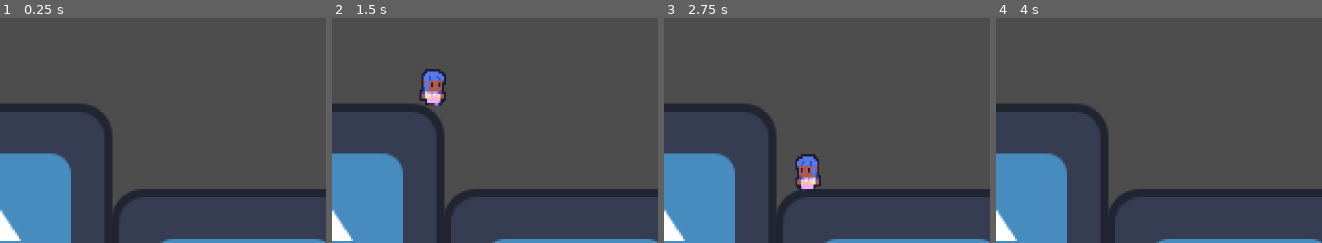
Above: before the commit, frames 1-4 (left to right).
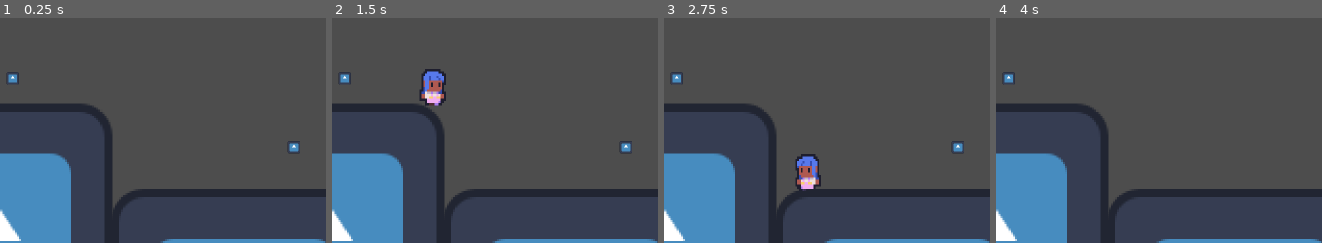
Above: after the commit, the same moments.

Repository: Delwin444/spirit-animal
Game: Godot game, scene res://main.tscn
The game is run twice, just before and just after one commit, with the same random seed, the same clock (stepped at 60 frames per second) and the same inputs. The engine's default icon, where the game draws it, is replaced by a stand-in: a white triangle on a blue panel in a dark square.
Inputs:
- Up to frame 1 (0.25 s): no input
- Up to frame 2 (1.5 s): hold D (move_right) from 0.53 s (still down); tap Space (jump) at 0.6, 0.77, 1.07, 1.35 s
- Up to frame 3 (2.75 s): tap Space (jump) at 1.52, 1.82, 2.1 s; release D (move_right) at 2.03 s; hold A (move_left) from 2.03 s (still down)
- Up to frame 4 (4 s): release A (move_left) at 2.78 s; hold D (move_right) from 2.78 s (still down); tap Space (jump) at 2.85, 3.02, 3.32, 3.6, 3.77 s
The pictures show only the part of the screen within x 24-74%, y 0-50%; the shares and areas given below are measured in that part.

The runs differ from the first frame. In frame 1, 0.3% of the frame differs, in the area x 2-93%, y 24-60%; in frame 2, 0.3%; in frame 3, 0.3%; in frame 4, 0.1%.

Commit message:
Add game state and mask collection

Diff:
--- /dev/null
+++ b/globals/game_state.gd
@@ -0,0 +1,10 @@
+extends Node
+
+var collected_masks := [];
+
+func add_mask(mask) -> void:
+	if mask is Mask:
+		for collected_mask in collected_masks:
+			if collected_mask.type == mask.type:
+				return
+		collected_masks.push_back(mask)
--- /dev/null
+++ b/items/masks/abstract.gd
@@ -0,0 +1,11 @@
+class_name Mask
+
+extends Sprite2D
+
+@onready var area := %Area2D
+@export var type :String = "base"
+
+
+func _on_area_2d_body_entered(player: Player) -> void:
+	player.collect_mask(self)
+	hide()
--- a/items/masks/abstract.tscn
+++ b/items/masks/abstract.tscn
@@ -1,3 +1,20 @@
 [gd_scene format=3 uid="uid://ddkhpmphrlo7c"]
 
-[node name="DefaultMask" type="Node2D" unique_id=914415581]
+[ext_resource type="Texture2D" uid="uid://ruvrjnqrtiy2" path="res://icon.svg" id="1_gb7b8"]
+[ext_resource type="Script" uid="uid://dd7pi0yu1ibu2" path="res://items/masks/abstract.gd" id="2_0rtbs"]
+
+[sub_resource type="CircleShape2D" id="CircleShape2D_gb7b8"]
+radius = 64.00001
+
+[node name="DefaultMask" type="Sprite2D" unique_id=1160054275]
+scale = Vector2(0.046875004, 0.046874985)
+texture = ExtResource("1_gb7b8")
+script = ExtResource("2_0rtbs")
+
+[node name="Area2D" type="Area2D" parent="." unique_id=872368880]
+unique_name_in_owner = true
+
+[node name="CollisionShape2D" type="CollisionShape2D" parent="Area2D" unique_id=1362243196]
+shape = SubResource("CircleShape2D_gb7b8")
+
+[connection signal="body_entered" from="Area2D" to="." method="_on_area_2d_body_entered"]
--- a/levels/level1.tscn
+++ b/levels/level1.tscn
@@ -2,6 +2,7 @@
 
 [ext_resource type="PackedScene" uid="uid://cfyr2rpa0h7tp" path="res://player/player.tscn" id="1_pdtm5"]
 [ext_resource type="Texture2D" uid="uid://ruvrjnqrtiy2" path="res://icon.svg" id="2_b3oru"]
+[ext_resource type="PackedScene" uid="uid://ddkhpmphrlo7c" path="res://items/masks/abstract.tscn" id="3_b3oru"]
 
 [sub_resource type="RectangleShape2D" id="RectangleShape2D_ua5ty"]
 size = Vector2(127, 127)
@@ -10,6 +11,17 @@
 
 [node name="Player" parent="." unique_id=1880371565 instance=ExtResource("1_pdtm5")]
 position = Vector2(19, 36)
+acceleration = 700
+deceleration = 1400
+max_fall_speed = 250
+jump_horizontal_distance = 80
+jump_height = 50
+jump_time_to_peak = 0.37
+jump_time_to_descent = 0.3
+jump_cut_value = 15
+double_jump_height = 30
+double_jump_time_to_peak = 0.3
+double_jump_time_to_descent = 0.25
 
 [node name="StaticBody2D2" type="StaticBody2D" parent="." unique_id=1565633104]
 position = Vector2(129, 34)
@@ -32,3 +44,9 @@
 [node name="Icon" type="Sprite2D" parent="StaticBody2D" unique_id=1579931819]
 position = Vector2(63, 112)
 texture = ExtResource("2_b3oru")
+
+[node name="DefaultMask" parent="." unique_id=1160054275 instance=ExtResource("3_b3oru")]
+position = Vector2(216, 62)
+
+[node name="DefaultMask2" parent="." unique_id=983028436 instance=ExtResource("3_b3oru")]
+position = Vector2(81, 29)
--- a/player/player.gd
+++ b/player/player.gd
@@ -1,3 +1,5 @@
+class_name Player
+
 extends CharacterBody2D
 
 enum State {
@@ -235,3 +237,6 @@
 	tween.tween_property(animated_sprite, "scale", Vector2(1.2, 0.8), 0.1).set_ease(Tween.EASE_OUT).set_trans(Tween.TRANS_BACK)
 	tween.tween_property(animated_sprite, "scale", Vector2(0.8, 1.2), 0.1).set_ease(Tween.EASE_OUT).set_trans(Tween.TRANS_BACK)
 	tween.tween_property(animated_sprite, "scale", Vector2.ONE, 0.15)
+
+func collect_mask(mask: Mask) -> void:
+	GameState.add_mask(mask);
--- a/player/player.tscn
+++ b/player/player.tscn
@@ -8,6 +8,17 @@
 
 [node name="Player" type="CharacterBody2D" unique_id=1880371565]
 script = ExtResource("1_oul6g")
+acceleration = null
+deceleration = null
+max_fall_speed = null
+jump_horizontal_distance = null
+jump_height = null
+jump_time_to_peak = null
+jump_time_to_descent = null
+jump_cut_value = null
+double_jump_height = null
+double_jump_time_to_peak = null
+double_jump_time_to_descent = null
 
 [node name="AnimatedSprite2D" type="AnimatedSprite2D" parent="." unique_id=1234592446]
 unique_name_in_owner = true
@@ -18,3 +29,7 @@
 [node name="CollisionShape2D" type="CollisionShape2D" parent="." unique_id=198949386]
 position = Vector2(0, -6)
 shape = SubResource("RectangleShape2D_g1dw6")
+
+[node name="MaskPositionMarker" type="Marker2D" parent="." unique_id=2033219103]
+unique_name_in_owner = true
+position = Vector2(1, -10)
--- a/project.godot
+++ b/project.godot
@@ -14,6 +14,10 @@
 run/main_scene="uid://cygklepcv3ow3"
 config/features=PackedStringArray("4.6", "Mobile")
 config/icon="res://icon.svg"
+
+[autoload]
+
+GameState="*uid://cu7qqx6hy3l23"
 
 [display]
 
Not shown, added: globals/game_state.gd.uid
Not shown, added: items/masks/abstract.gd.uid
